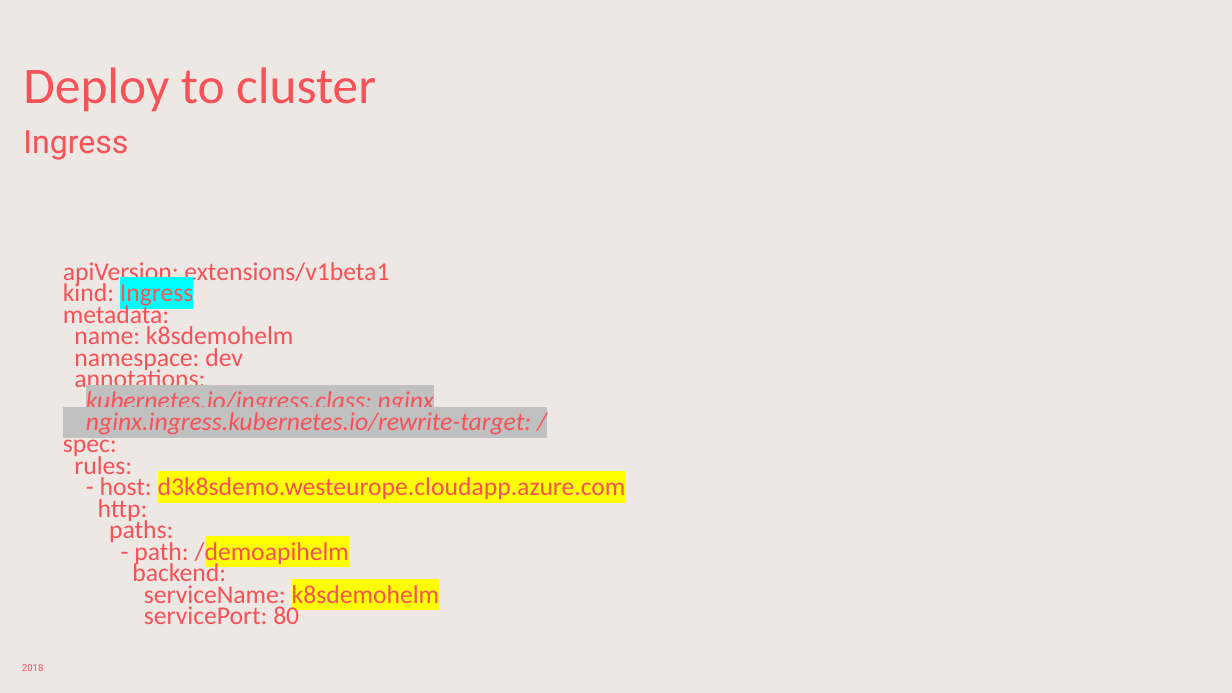
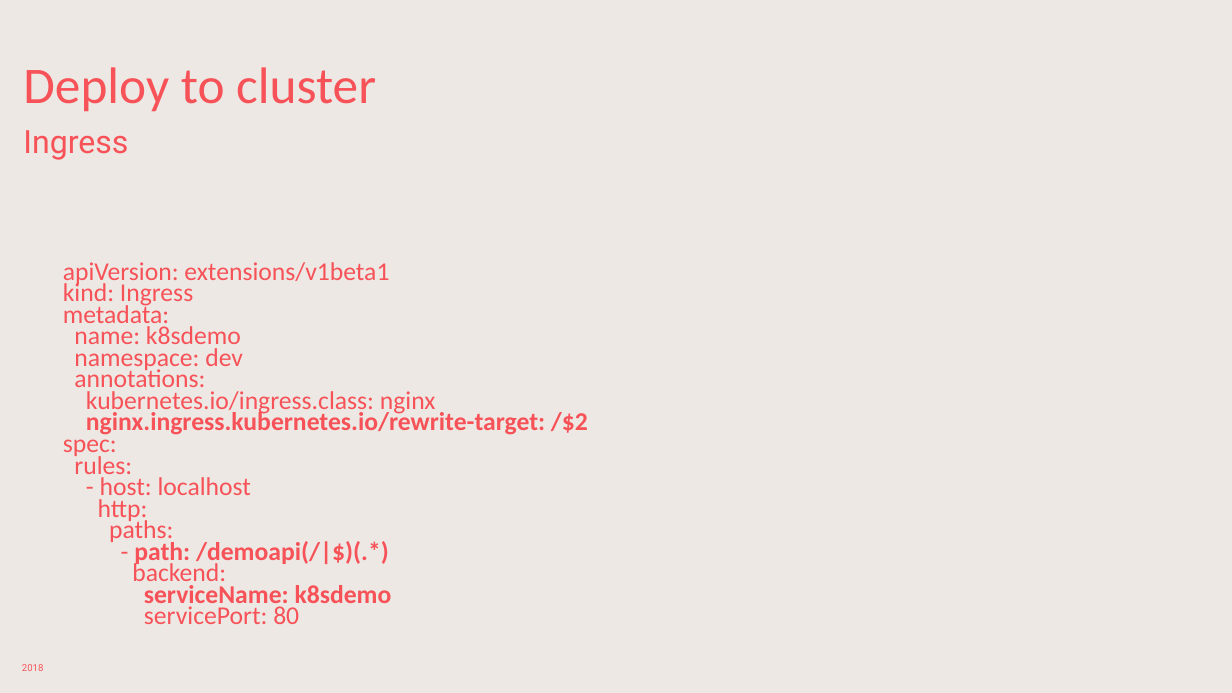
Before and after one commit to sabbadino/deltatre-community-meetups-session-3, a slide deck: slide 20 of K8s-basic.pptx (slide 16 before the commit). Drawn at 1232x693 pixels with LibreOffice and Linux fonts; fonts in the diff are those of the drawing; background and template pictures are left out. Boxes give left, top, right and bottom in pixels: in the first picture for what was removed or moved away, otherwise in the second. Text is boxed around its words. In the diff, an @@ line names an element or a change of style, - is before the commit and + after.

```diff
--- a/K8s-basic.pptx
+++ b/K8s-basic.pptx
@@ text at <box>63,280,436,415</box>: highlight #00FFFF to none in "Ingress"; highlight #C0C0C0 to none, italic off in "kubernetes.io/ingress.class: nginx" @@
@@ text at <box>74,326,241,350</box>: text changed @@
-name: k8sdemohelm
+name: k8sdemo
@@ text at <box>86,410,588,435</box>: text changed; bold on; italic off @@
-nginx.ingress.kubernetes.io/rewrite-target: /
+nginx.ingress.kubernetes.io/rewrite-target: /$2
@@ text at <box>100,477,252,501</box>: text changed @@
-- host: d3k8sdemo.westeurope.cloudapp.azure.com
+- host: localhost
@@ text at <box>134,541,389,566</box>: text changed; bold on @@
-- path: /demoapihelm
+- path: /demoapi(/|$)(.*)
@@ text at <box>144,585,392,609</box>: text changed; bold on @@
-serviceName: k8sdemohelm
+serviceName: k8sdemo
```
Also in this commit, not shown: 8 other slides changed, 1 slide added, 29 other files.
